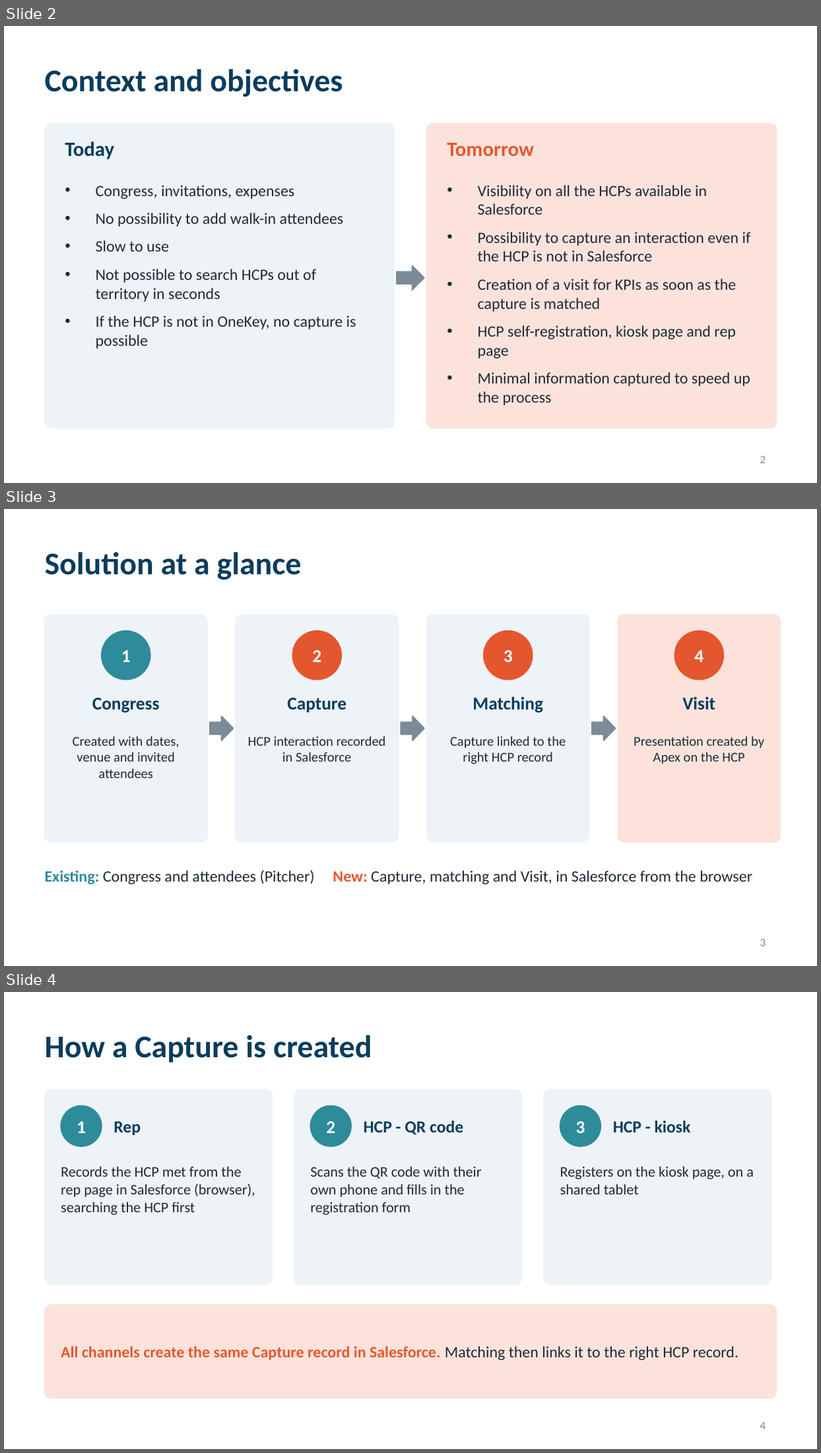
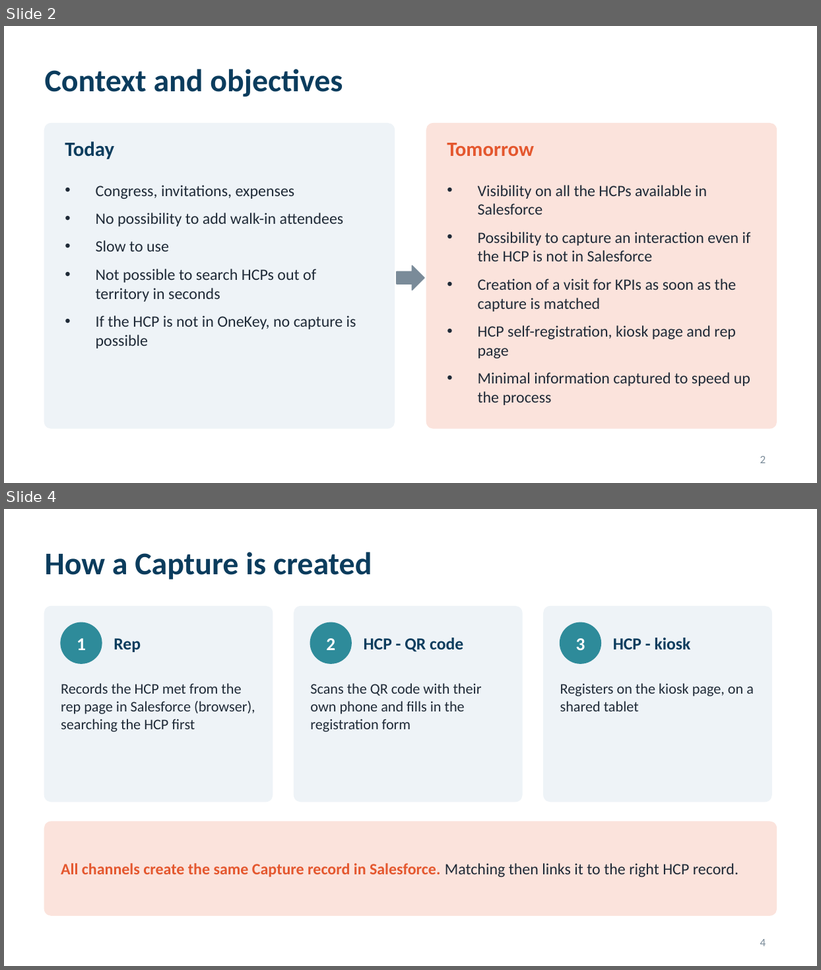
Before and after one commit to patrik8585/claude, a slide deck: slides/France_CBU_Congress_Solution.pptx. Shown one above the other, each under a label of ours: slides 2, 3 and 4 before the commit, slides 2 and 4 after it; the slides between them are not shown. The pictures are 821x1453 and 821x970 pixels, drawn with LibreOffice and Linux fonts; fonts in the diff are those of the drawing. Boxes give left, top, right and bottom in pixels: in the first picture for what was removed or moved away, otherwise in the second. Text is boxed around its words. In the diff, an @@ line names an element or a change of style, - is before the commit and + after.

```diff
--- a/slides/France_CBU_Congress_Solution.pptx
+++ b/slides/France_CBU_Congress_Solution.pptx
@@ slide 3 removed at <box>4,509,817,966</box>, background #FFFFFF @@
@@ title removed at <box>45,552,302,580</box> @@
-Solution at a glance
@@ rounded rectangle removed at <box>45,615,207,842</box> @@
@@ rounded rectangle removed at <box>236,615,399,842</box> @@
@@ rounded rectangle removed at <box>427,615,589,842</box> @@
@@ rounded rectangle removed at <box>618,615,781,842</box> @@
@@ ellipse removed at <box>102,631,151,680</box> @@
@@ ellipse removed at <box>292,631,341,680</box> @@
@@ ellipse removed at <box>484,631,533,680</box> @@
@@ ellipse removed at <box>675,631,723,680</box> @@
@@ text removed at <box>121,650,131,662</box> @@
-1
@@ text removed at <box>312,650,321,662</box> @@
-2
@@ text removed at <box>504,650,513,662</box> @@
-3
@@ text removed at <box>694,650,704,662</box> @@
-4
@@ text removed at <box>92,698,160,713</box> @@
-Congress
@@ text removed at <box>287,698,347,713</box> @@
-Capture
@@ text removed at <box>473,696,543,713</box> @@
-Matching
@@ text removed at <box>682,697,715,710</box> @@
-Visit
@@ right arrow removed at <box>210,716,233,741</box> @@
@@ right arrow removed at <box>401,716,424,741</box> @@
@@ right arrow removed at <box>592,716,615,741</box> @@
@@ text removed at <box>73,736,179,778</box> @@
-Created with dates, venue and invited attendees
@@ text removed at <box>248,736,386,762</box> @@
-HCP interaction recorded in Salesforce
@@ text removed at <box>450,736,566,764</box> @@
-Capture linked to the right HCP record
@@ text removed at <box>634,736,764,764</box> @@
-Presentation created by Apex on the HCP
@@ text removed at <box>45,870,752,885</box> @@
-Existing: Congress and attendees (Pitcher) New: Capture, matching and Visit, in Salesforce from the browser
@@ page number removed at <box>760,939,766,947</box> @@
-3
```
Also in this commit, not shown: 1 slide changed, 1 slide added.
